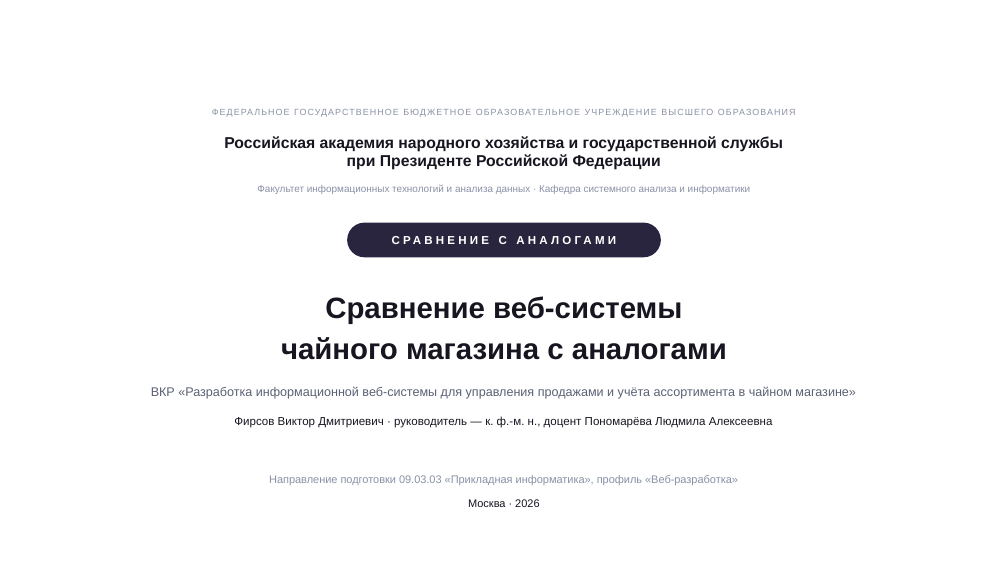
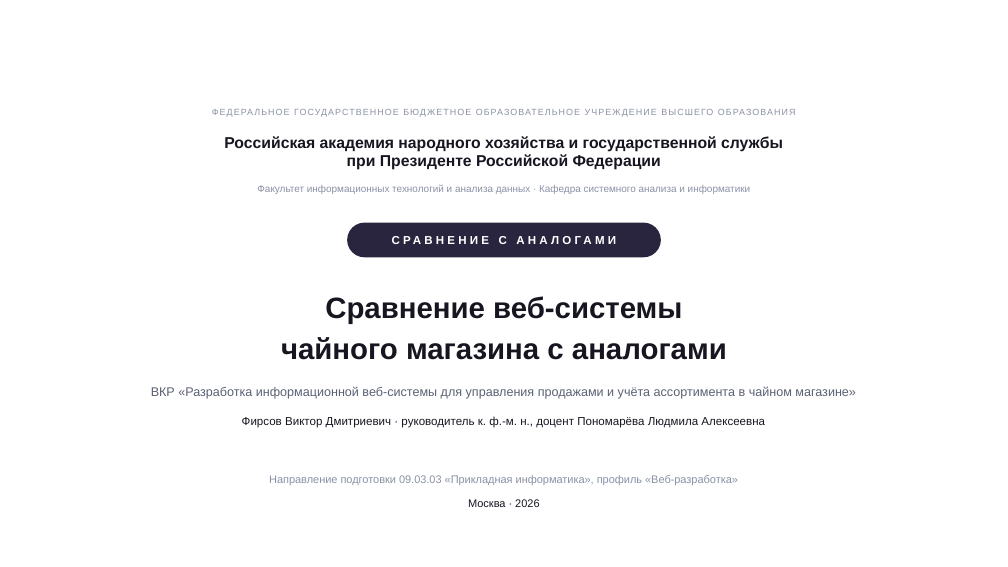
Before and after one commit to vfirsov/vfirsov-vr22-vkr, a slide deck: slide 1 of docs/Сравнение с аналогами — презентация.pptx. Drawn at 1008x567 pixels with LibreOffice and Linux fonts; fonts in the diff are those of the drawing; background and template pictures are left out. Boxes give left, top, right and bottom in pixels: in the first picture for what was removed or moved away, otherwise in the second. Text is boxed around its words. In the diff, an @@ line names an element or a change of style, - is before the commit and + after.

```diff
--- a/docs/Сравнение с аналогами — презентация.pptx
+++ b/docs/Сравнение с аналогами — презентация.pptx
@@ text at box(242, 416, 765, 428): text changed @@
-Фирсов Виктор Дмитриевич · руководитель — к. ф.-м. н., доцент Пономарёва Людмила Алексеевна
+Фирсов Виктор Дмитриевич · руководитель к. ф.-м. н., доцент Пономарёва Людмила Алексеевна
```
Also in this commit, not shown: 13 other slides changed, 1 other file.
